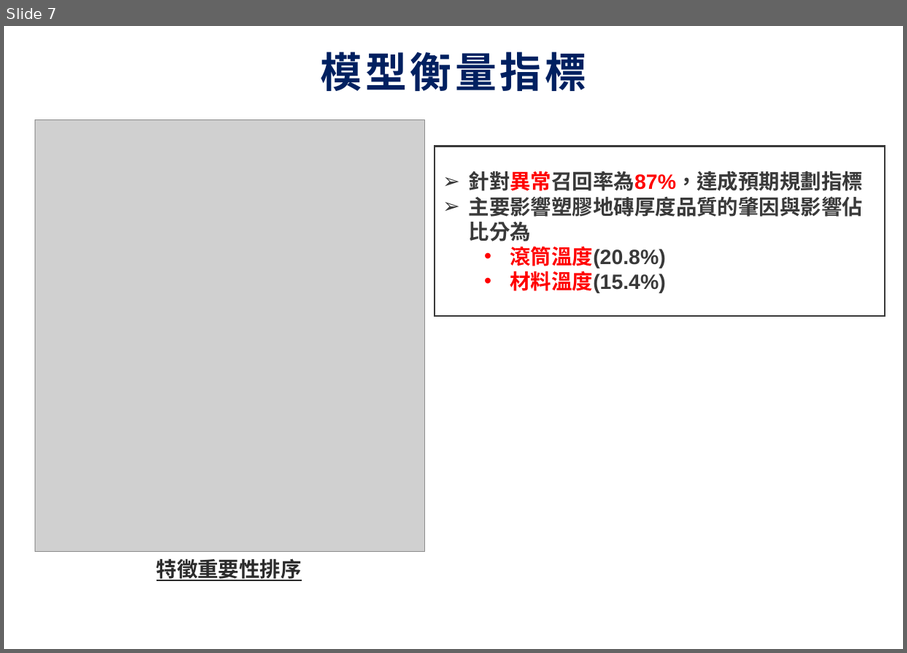
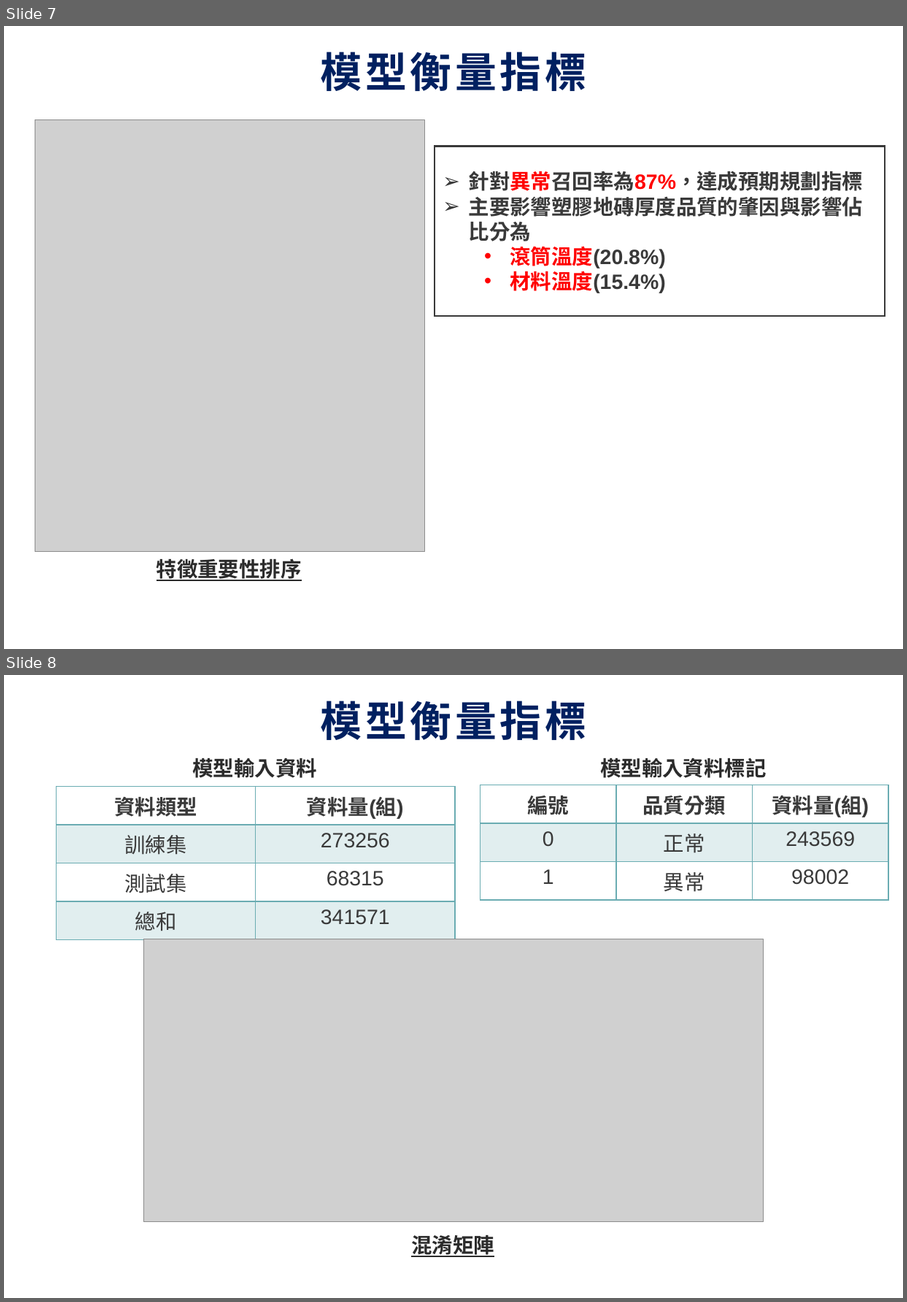
Before and after one commit to ShaoHsienLo/III-HOURM-ENG-record-backup, a slide deck: (1024)宏英分析記錄.pptx. Shown one above the other, each under a label of ours: slide 7 before the commit, slides 7 and 8 after it. The pictures are 907x653 and 907x1302 pixels, drawn with LibreOffice and Linux fonts; fonts in the diff are those of the drawing; grey boxes stand for pictures; background and template pictures are left out. Boxes give left, top, right and bottom in pixels: in the first picture for what was removed or moved away, otherwise in the second. Text is boxed around its words. In the diff, an @@ line names an element or a change of style, - is before the commit and + after.

```diff
--- a/(1024)宏英分析記錄.pptx
+++ b/(1024)宏英分析記錄.pptx
@@ slide 8 added at [4,675,903,1298], background picture (left out) @@
@@ title added at [321,701,587,740], 36 pt, text #002060, bold @@
+模型衡量指標
@@ text added at [192,757,317,778], 18 pt, text #2B2B2B, bold @@
+模型輸入資料
@@ text added at [600,757,766,778], 18 pt, text #2B2B2B, bold @@
+模型輸入資料標記
@@ table added at [57,786,455,933], 4 rows, 2 columns @@
+資料類型 | 資料量(組)
+訓練集 | 273256
+測試集 | 68315
+總和 | 341571
@@ table added at [481,785,889,895], 3 rows, 3 columns @@
+編號 | 品質分類 | 資料量(組)
+0 | 正常 | 243569
+1 | 異常 | 98002
@@ picture added at [143,939,764,1222] @@
@@ text added at [411,1232,495,1258], 18 pt, text #2B2B2B, bold, underline @@
+混淆矩陣
@@ page number added at [435,1279,474,1298], 10.5 pt, text #FFFFFF @@
+7
```
Also in this commit, not shown: 1 other slide added, 1 other file.
